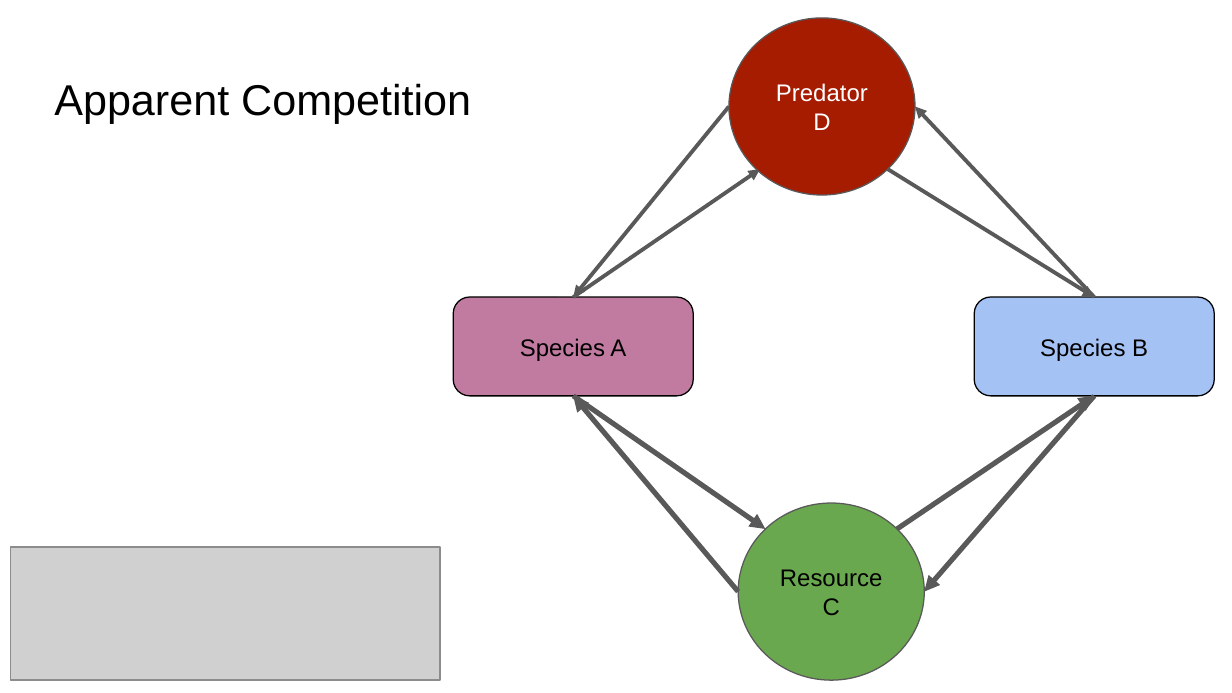
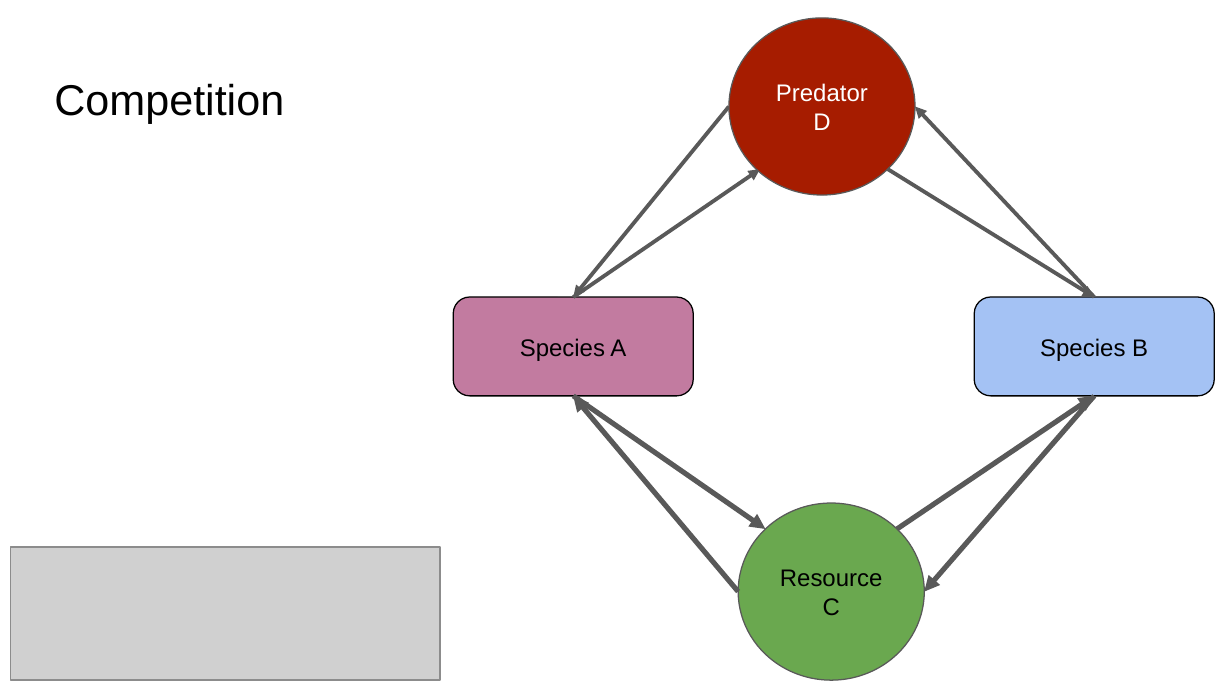
Before and after one commit to bmaitner/Community_ecology_course, a slide deck: slide 72 of lectures/Lecture_10_Competition.pptx (slide 70 before the commit). Drawn at 1232x693 pixels with LibreOffice and Linux fonts; fonts in the diff are those of the drawing; grey boxes stand for pictures. Boxes give left, top, right and bottom in pixels: in the first picture for what was removed or moved away, otherwise in the second. Text is boxed around its words. In the diff, an @@ line names an element or a change of style, - is before the commit and + after.

```diff
--- a/lectures/Lecture_10_Competition.pptx
+++ b/lectures/Lecture_10_Competition.pptx
@@ title at [54,83,284,123]: text changed @@
-Apparent Competition
+Competition
```
Also in this commit, not shown: 5 other slides changed, 3 slides added, 1 other file.
